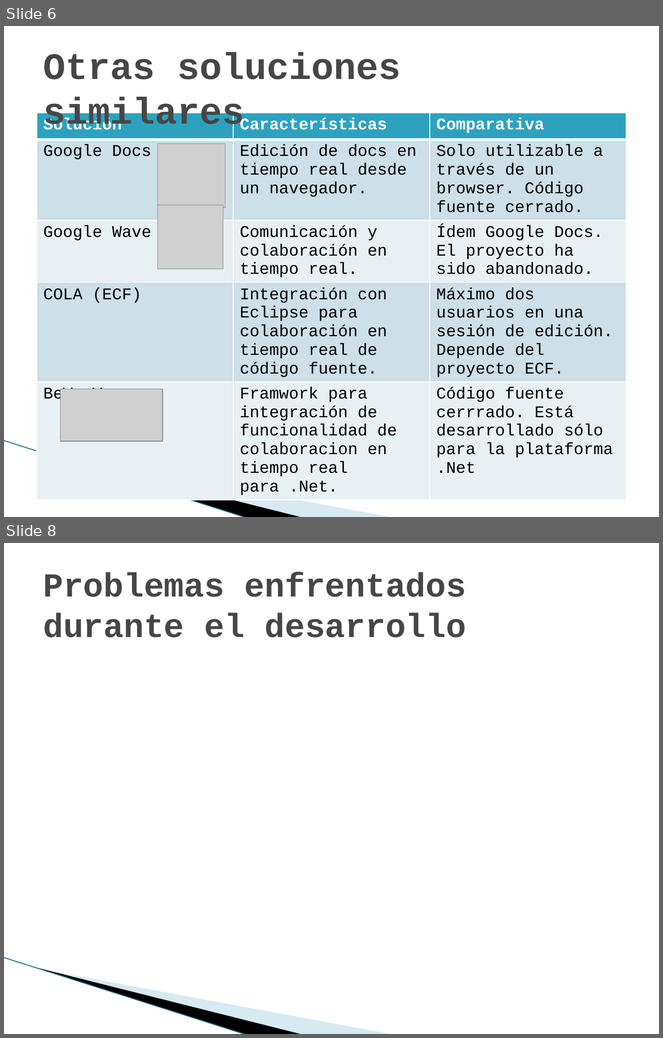
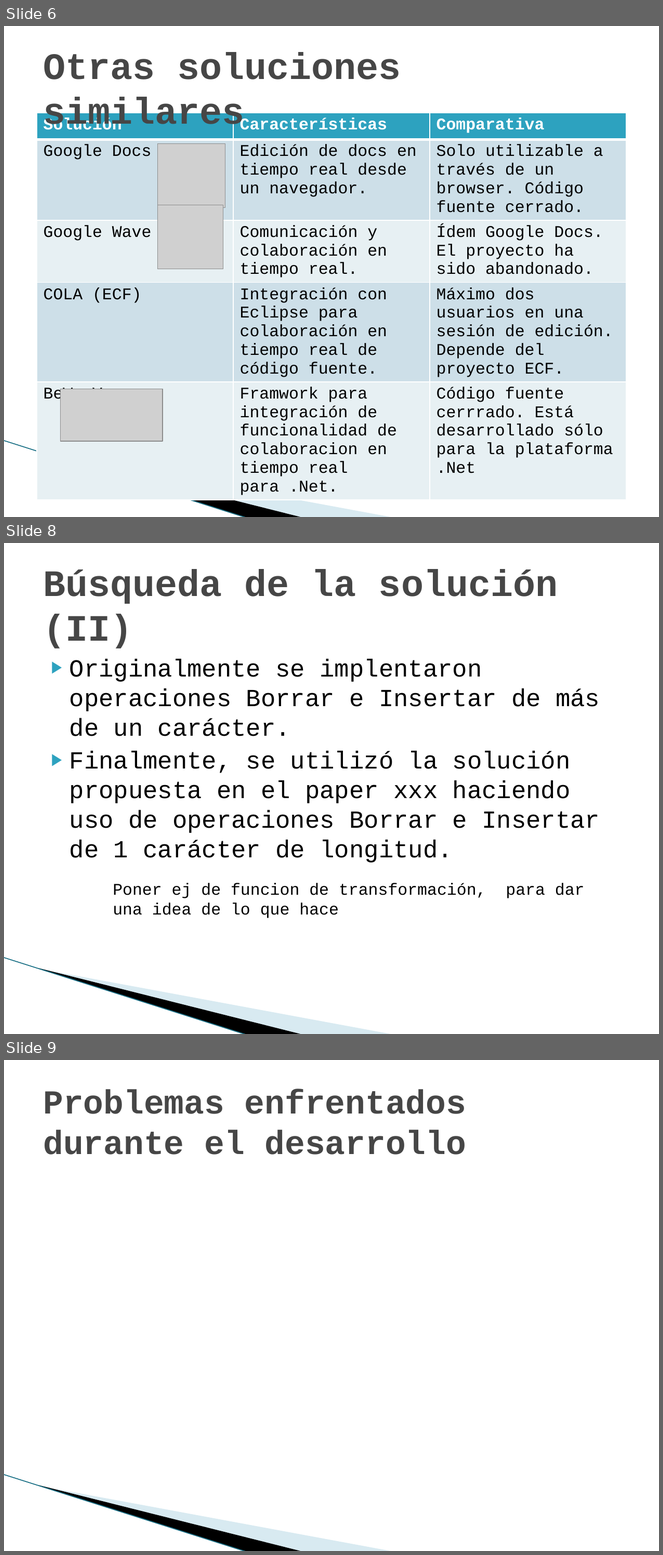
Before and after one commit to maurociancio/parallel-editor, a slide deck: doc/presentacion/presentacion.pptx. Shown one above the other, each under a label of ours: slides 6 and 8 before the commit, slides 6, 8 and 9 after it; the slides between them are not shown. The pictures are 663x1038 and 663x1555 pixels, drawn with LibreOffice and Linux fonts; fonts in the diff are those of the drawing; grey boxes stand for pictures; background and template pictures are left out. Boxes give left, top, right and bottom in pixels: in the first picture for what was removed or moved away, otherwise in the second. Text is boxed around its words. In the diff, an @@ line names an element or a change of style, - is before the commit and + after.

```diff
--- a/doc/presentacion/presentacion.pptx
+++ b/doc/presentacion/presentacion.pptx
@@ slide 8 added at (x1=4, y1=543, x2=659, y2=1034), background #FFFFFF; not listed: 3 template elements that a slide beside it also shows @@
@@ title added at (x1=43, y1=570, x2=558, y2=649), 41 pt, text #464646, bold @@
+Búsqueda de la solución (II)
@@ text added at (x1=70, y1=659, x2=600, y2=863), 27 pt, text #000000 @@
+▶ Originalmente se implentaron operaciones Borrar e Insertar de más de un carácter.
+▶ Finalmente, se utilizó la solución propuesta en el paper xxx haciendo uso de operaciones Borrar e Insertar de 1 carácter de longitud.
@@ text added at (x1=113, y1=883, x2=487, y2=918), 18 pt, text #000000 @@
+Poner ej de funcion de transformación, para dar una idea de lo que hace
@@ what was slide 8 is now slide 9 @@
```
Also in this commit, not shown: 2 slides changed.
